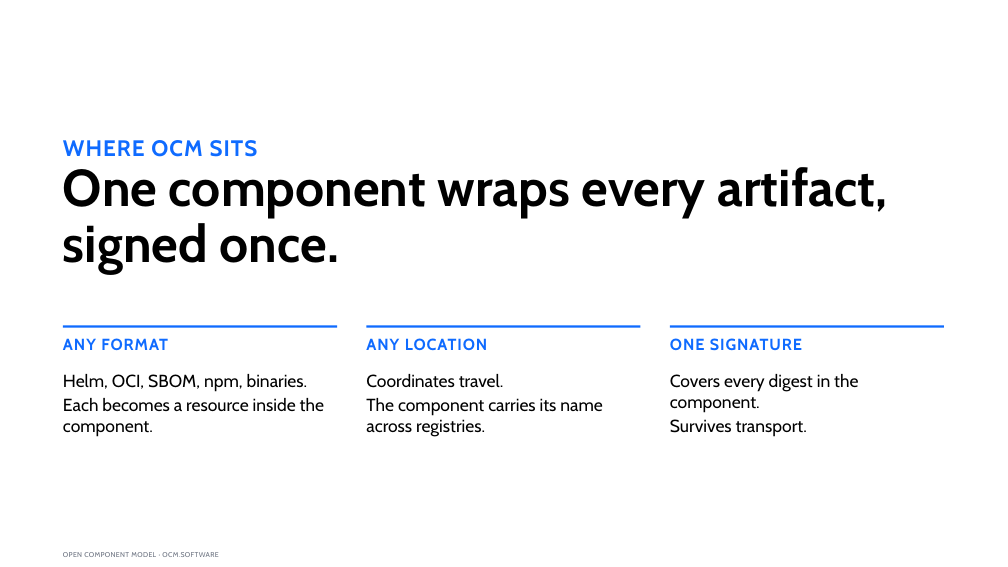
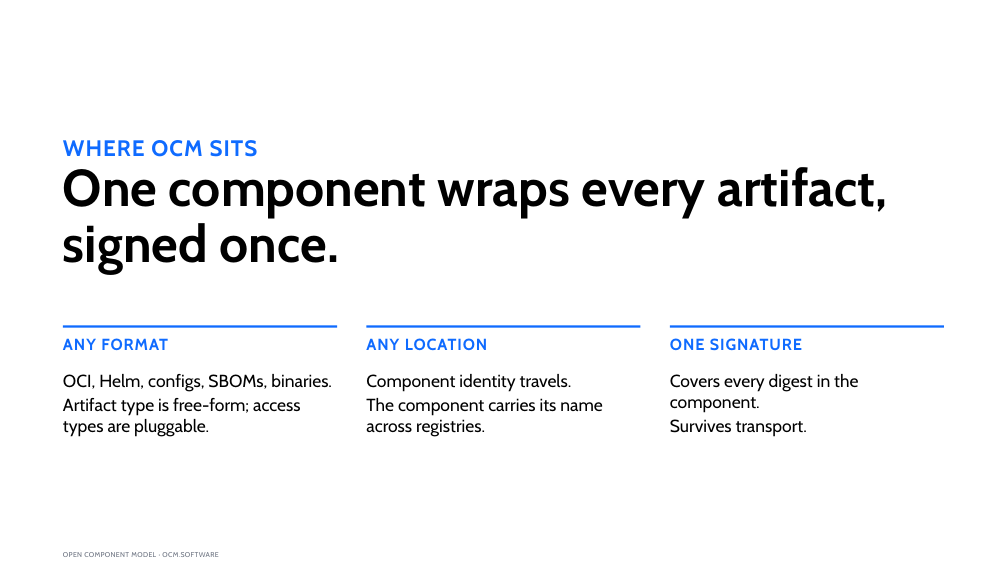
Before and after one commit to morri-son/open-component-model, a slide deck: slide 4 of docs/community/marketing/decks/architect-phase2a/OCM-Sovereign-Delivery-Architect-External.pptx. Drawn at 1008x567 pixels with LibreOffice and Linux fonts; fonts in the diff are those of the drawing. Boxes give left, top, right and bottom in pixels: in the first picture for what was removed or moved away, otherwise in the second. Text is boxed around its words. In the diff, an @@ line names an element or a change of style, - is before the commit and + after.

```diff
--- a/docs/community/marketing/decks/architect-phase2a/OCM-Sovereign-Delivery-Architect-External.pptx
+++ b/docs/community/marketing/decks/architect-phase2a/OCM-Sovereign-Delivery-Architect-External.pptx
@@ text at (63,374,332,437): text changed @@
-Helm, OCI, SBOM, npm, binaries.
-Each becomes a resource inside the component.
+OCI, Helm, configs, SBOMs, binaries.
+Artifact type is free-form; access types are pluggable.
@@ text at (366,374,572,391): text changed @@
-Coordinates travel.
+Component identity travels.
```
Also in this commit, not shown: 9 other slides changed, 1 slide added, 4 other files.
